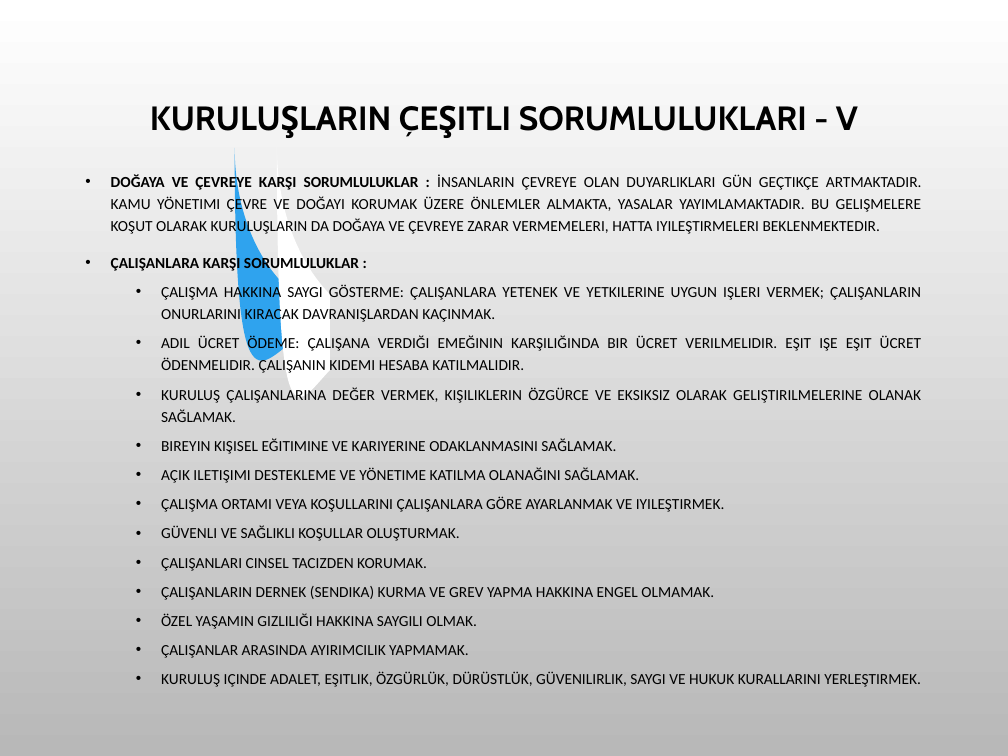
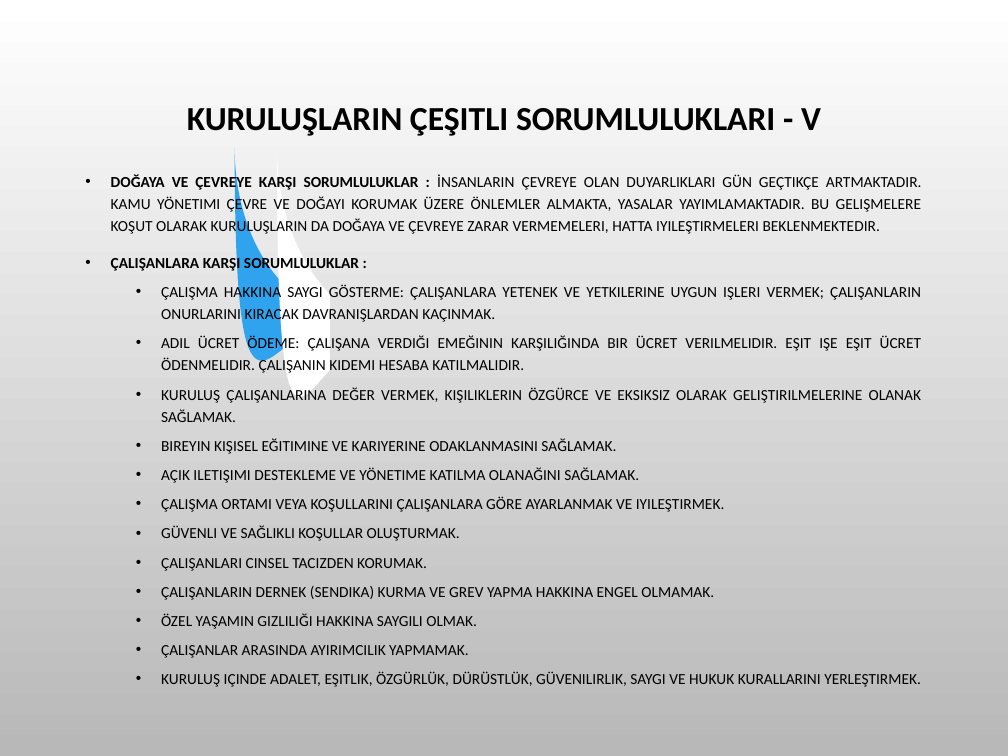
Before and after one commit to SevdanurGENC/20-21-Lecture-Notes, a slide deck: slide 20 of 4. Bolum - Meslek Etigi - Kurumsal Etik.ppt. Drawn at 1008x756 pixels with LibreOffice and Linux fonts; fonts in the diff are those of the drawing; background and template pictures are left out. Boxes give left, top, right and bottom in pixels: in the first picture for what was removed or moved away, otherwise in the second. Text is boxed around its words. In the diff, an @@ line names an element or a change of style, - is before the commit and + after.

```diff
--- a/4. Bolum - Meslek Etigi - Kurumsal Etik.ppt
+++ b/4. Bolum - Meslek Etigi - Kurumsal Etik.ppt
@@ title "KURULUŞLARIN ÇEŞITLI SORUMLULUKLARI - V" at [187, 108, 821, 136]: font Cabin to Calibri @@
```
Also in this commit, not shown: 7 other slides changed, 12 other files.
